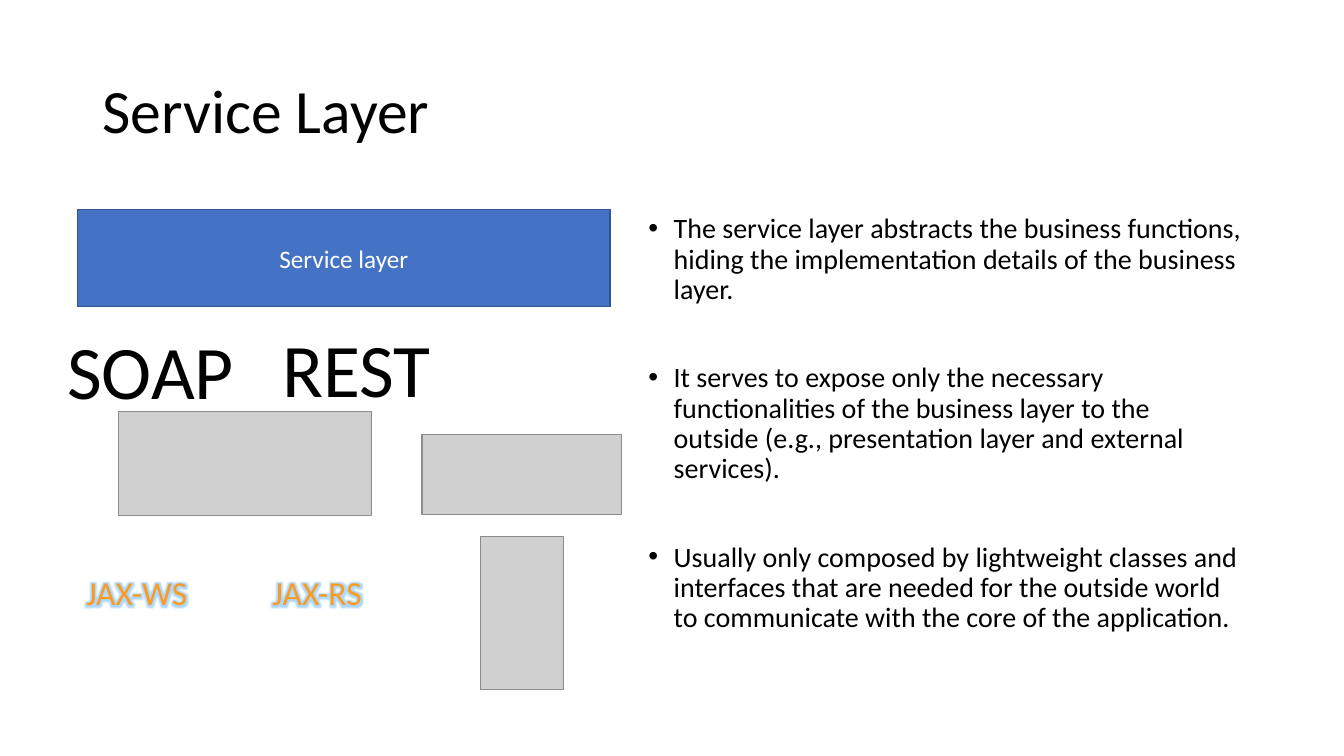
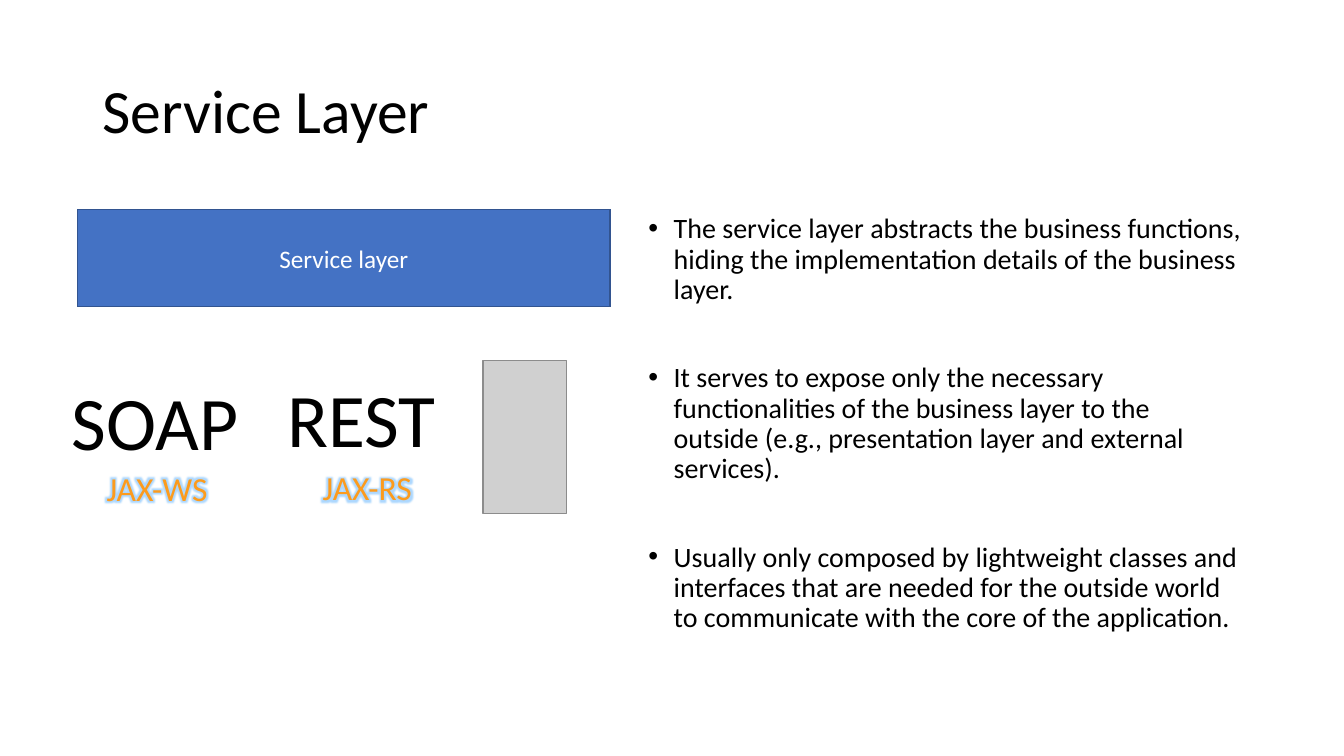
Before and after one commit to fnmps/multilayer-java-template, a slide deck: slide 5 of multilayer-template/Documentation/Multilayer applications.pptx. Drawn at 1344x756 pixels with LibreOffice and Linux fonts; fonts in the diff are those of the drawing; grey boxes stand for pictures. Boxes give left, top, right and bottom in pixels: in the first picture for what was removed or moved away, otherwise in the second. Text is boxed around its words. In the diff, an @@ line names an element or a change of style, - is before the commit and + after.

```diff
--- a/multilayer-template/Documentation/Multilayer applications.pptx
+++ b/multilayer-template/Documentation/Multilayer applications.pptx
@@ text "SOAP" rewrapped from (x1=67, y1=350, x2=234, y2=416) to (x1=72, y1=401, x2=239, y2=451) @@
@@ text "REST" rewrapped from (x1=282, y1=348, x2=430, y2=414) to (x1=287, y1=398, x2=435, y2=448) @@
@@ picture moved from (x1=480, y1=536, x2=564, y2=690) to (x1=483, y1=360, x2=567, y2=513) @@
@@ picture removed at (x1=118, y1=411, x2=371, y2=515) @@
@@ picture removed at (x1=422, y1=435, x2=622, y2=514) @@
@@ text "JAX-WS" moved from (x1=86, y1=582, x2=187, y2=608) to (x1=107, y1=477, x2=208, y2=503) @@
@@ text "JAX-RS" moved from (x1=272, y1=582, x2=361, y2=608) to (x1=323, y1=477, x2=412, y2=503) @@
```
Also in this commit, not shown: 3 other slides changed, 3 other files.
